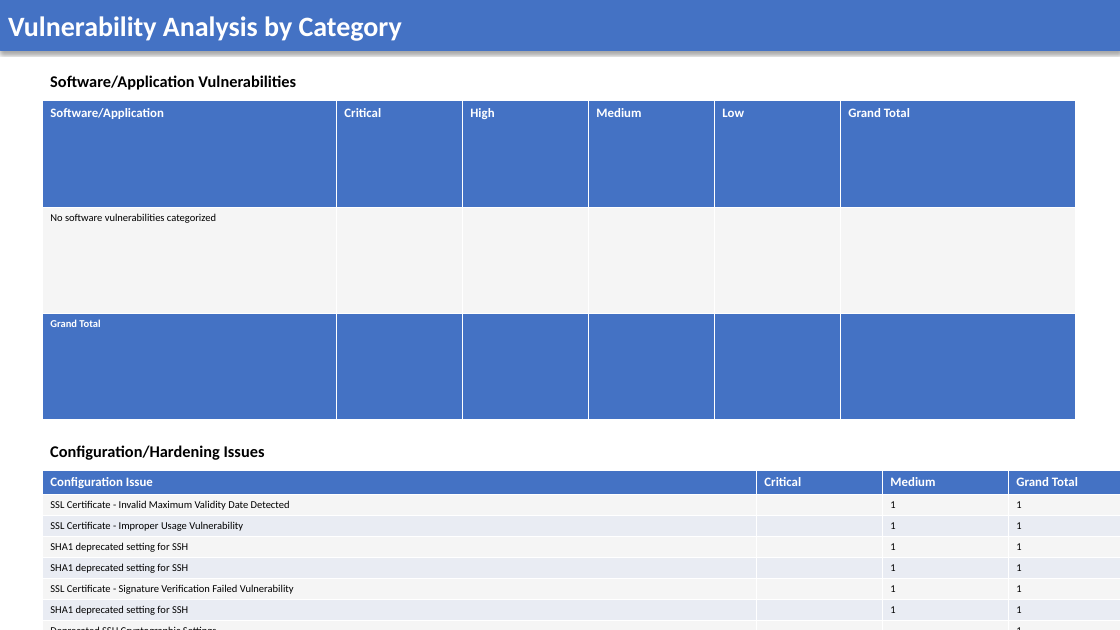
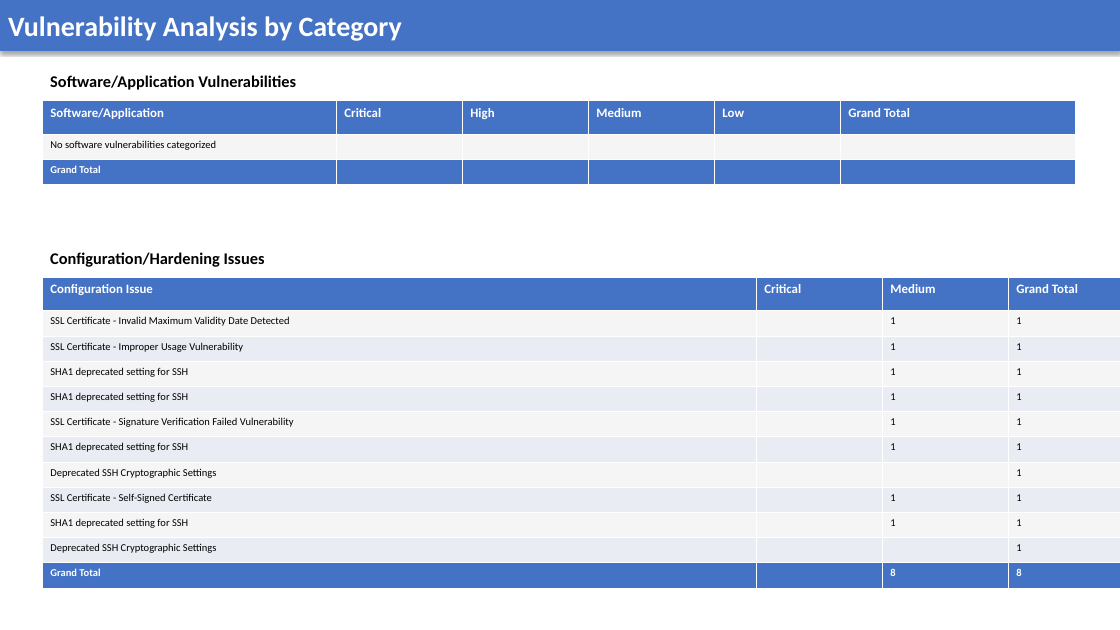
Before and after one commit to AnekantEmployee/vms_automation, a slide deck: slide 4 of vms_ppt/Test Report 1.pptx. Drawn at 1120x630 pixels with LibreOffice and Linux fonts; fonts in the diff are those of the drawing. Boxes give left, top, right and bottom in pixels: in the first picture for what was removed or moved away, otherwise in the second. Text is boxed around its words. In the diff, an @@ line names an element or a change of style, - is before the commit and + after.

Commit message:
Slides are updated as per the row height issue

```diff
--- a/vms_ppt/Test Report 1.pptx
+++ b/vms_ppt/Test Report 1.pptx
@@ table: place and size @@
-table at bbox=[42, 101, 1075, 420]
+table at bbox=[42, 101, 1075, 185]
@@ text "Configuration/Hardening Issues": place and size @@
-text "Configuration/Hardening Issues" at bbox=[50, 445, 265, 460]
+text "Configuration/Hardening Issues" at bbox=[50, 252, 265, 267]
@@ table: place and size @@
-table at bbox=[42, 471, 1120, 630]
+table at bbox=[42, 277, 1120, 588]
```
Also in this commit, not shown: 8 other slides changed, 9 other files.
